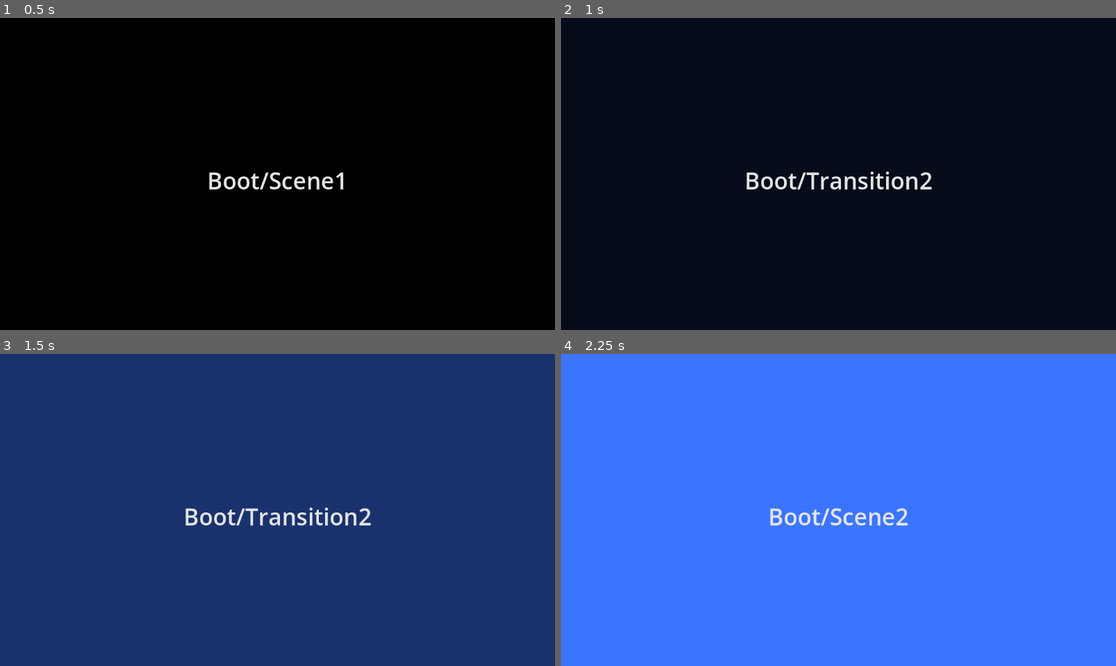
Above: before the commit, frames 1-4 (two rows, left to right).
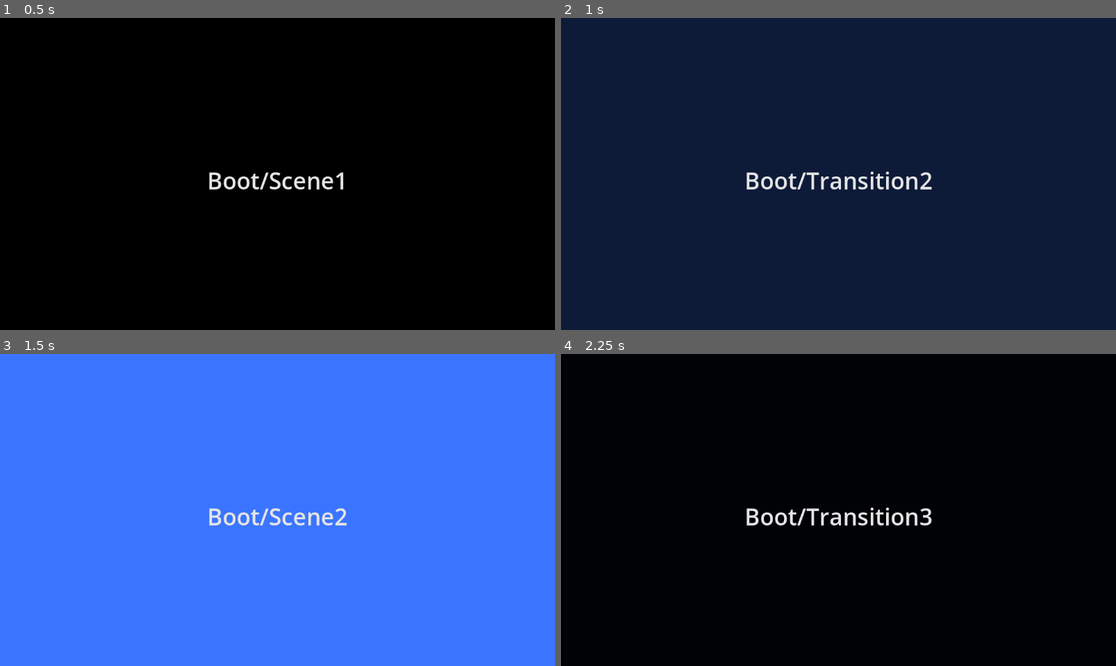
Above: after the commit, the same moments.

Repository: coffeebeats/godot-plugin-std
Game: Godot game, scene res://scene/example/main.tscn
Two runs of this game, one before a commit and one after it. Both use one fixed random seed, a clock stepped at 60 frames per second and the inputs below. The project has no main scene, so this scene is started directly.
Inputs:
- Up to frame 1 (0.5 s): no input
- Up to frame 2 (1 s): tap Enter (ui_accept) at 0.5, 0.77 s
- Up to frame 3 (1.5 s): no input
- Up to frame 4 (2.25 s): tap Enter (ui_accept) at 1.52 s

Frame 1 is identical in both runs. In frame 2, 99% of the frame differs, in the area x 0-100%, y 0-100%; in frame 3, 100%; in frame 4, 100%.

Commit message:
fix(scene): correctly initialize `ColorRect` in `Fade` states; add initial state type (#20)
* fix(scene): allow transitioning to any state type

* feat(scene): create an auto-transition node which serves as an initial state

* fix(scene): don't set initial `ColorRect` state based on fade-out behavior

* chore(scene): change default fade parameters

* fix(scene): correctly set constant type for `Scene`

* chore(scene): adjust fade-in default

* fix(scene): only auto-transition if next state loaded successfully

Diff:
--- /dev/null
+++ b/scene/state/auto_transition.gd
@@ -0,0 +1,23 @@
+##
+## std/scene/state/auto_transition.gd
+##
+## AutoTransition is a transition state which automatically transitions to the target
+## state as soon as it's loaded. This is useful as an initial state which enables the
+## state machine to handle its initial transition without nodes being added to the
+## scene.
+##
+
+extends "transition.gd"
+
+# -- PRIVATE METHODS (OVERRIDES)------------------------------------------------------ #
+
+
+## A virtual method called to process a frame/tick, given the frame time 'delta'.
+func _on_update(_delta: float) -> State:
+	if _to_load_result and _to_load_result.status != ResourceLoader.THREAD_LOAD_LOADED:
+		return _parent
+
+	var target: Scene.State = (self as Object).get_node_or_null(to) as Object
+	assert(target, "missing target state node")
+
+	return _transition_to(_root.get_path_to(target as Object))
--- a/scene/state/fade.gd
+++ b/scene/state/fade.gd
@@ -16,15 +16,15 @@
 
 @export_group("Fade In ")
 @export var fade_in: bool = true
-@export_range(0.0, 4.0) var fade_in_duration: float = 1.5
+@export_range(0.0, 4.0) var fade_in_duration: float = 1.0
 @export var fade_in_ease: Tween.EaseType = Tween.EASE_OUT
-@export var fade_in_transition: Tween.TransitionType = Tween.TRANS_QUAD
+@export var fade_in_transition: Tween.TransitionType = Tween.TRANS_CUBIC
 
 @export_group("Fade Out ")
 @export var fade_out: bool = true
-@export_range(0.0, 4.0) var fade_out_duration: float = 1.5
+@export_range(0.0, 4.0) var fade_out_duration: float = 0.8
 @export var fade_out_ease: Tween.EaseType = Tween.EASE_IN
-@export var fade_out_transition: Tween.TransitionType = Tween.TRANS_QUAD
+@export var fade_out_transition: Tween.TransitionType = Tween.TRANS_CUBIC
 
 # -- INITIALIZATION ------------------------------------------------------------------ #
 
@@ -75,8 +75,6 @@
 			. set_trans(fade_out_transition)
 			. set_ease(fade_out_ease)
 		)
-	else:
-		_color_rect.modulate.a = 0.0
 
 	# gdlint:ignore=private-method-call
 	_root._add_node_to_scene(_root.game_root, _color_rect, Mode.SCENE_MODE_AFTER)
--- a/scene/state/transition.gd
+++ b/scene/state/transition.gd
@@ -9,6 +9,7 @@
 
 # -- DEPENDENCIES -------------------------------------------------------------------- #
 
+const Scene := preload("../scene.gd")
 const Instantiable := preload("instantiable.gd")
 
 # -- CONFIGURATION ------------------------------------------------------------------- #
@@ -29,10 +30,11 @@
 
 	var node: Node = self as Object as Node
 
-	var target: Instantiable = node.get_node_or_null(to) as Object
-	assert(target, "missing target state node; must be an 'Instantiable' state")
+	var target: Scene.State = node.get_node_or_null(to) as Object
+	assert(target, "missing target state node; must be a scene state")
 
-	_to_load_result = _get_loader().load(target.scene)
+	if target is Instantiable:
+		_to_load_result = _get_loader().load(target.scene)
 
 
 ## A virtual method called when leaving this state (prior to entering next state).
